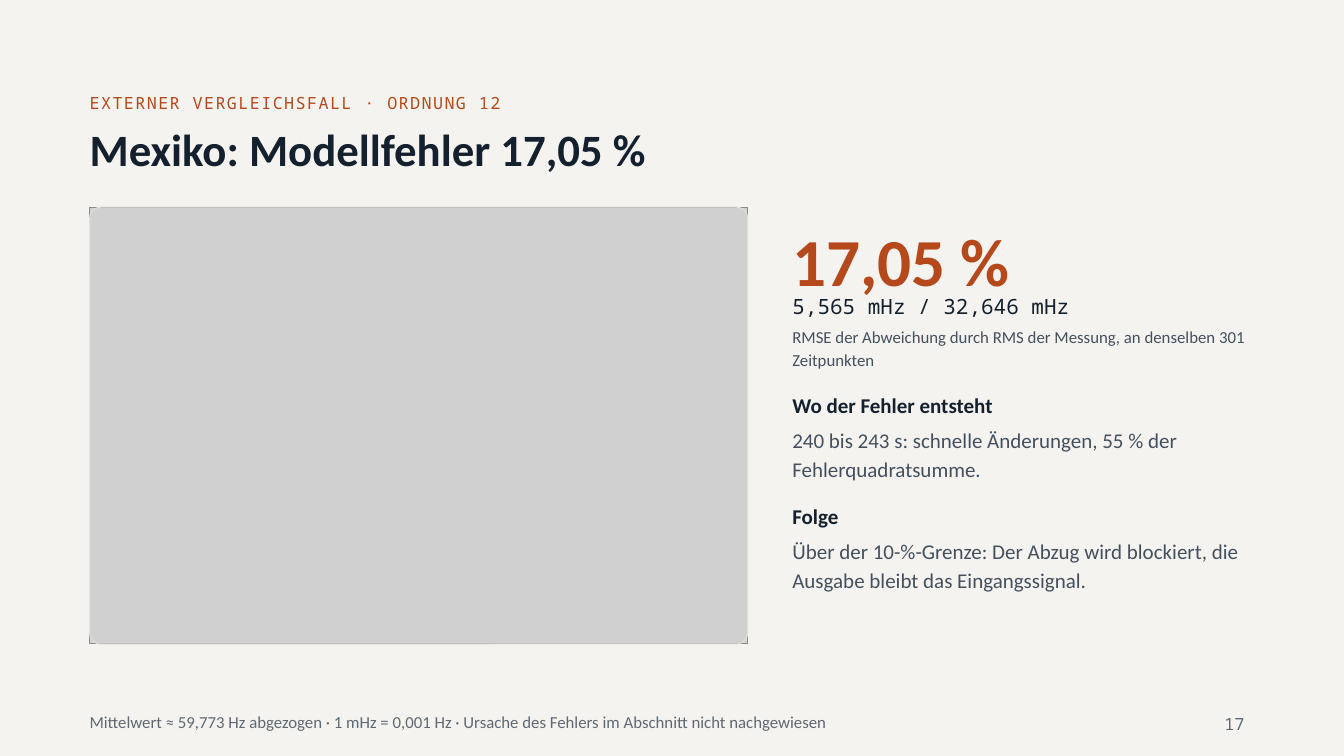
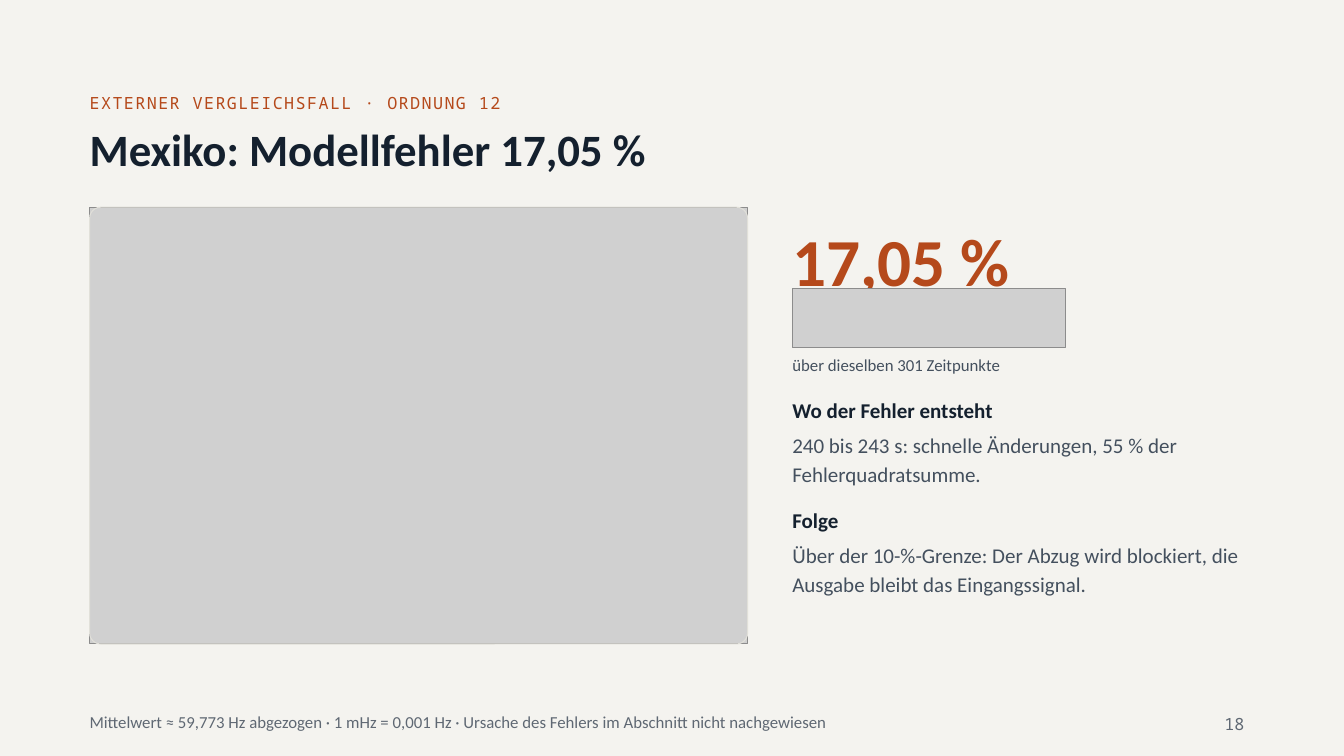
Before and after one commit to relaytoroot/prony_matrix_pencil_filter, a slide deck: slide 18 of docs/praesentation/Ergebnisse_Matrix_Pencil_Arbeitsfassung.pptx (slide 17 before the commit). Drawn at 1344x756 pixels with LibreOffice and Linux fonts; fonts in the diff are those of the drawing; grey boxes stand for pictures. Boxes give left, top, right and bottom in pixels: in the first picture for what was removed or moved away, otherwise in the second. Text is boxed around its words. In the diff, an @@ line names an element or a change of style, - is before the commit and + after.

```diff
--- a/docs/praesentation/Ergebnisse_Matrix_Pencil_Arbeitsfassung.pptx
+++ b/docs/praesentation/Ergebnisse_Matrix_Pencil_Arbeitsfassung.pptx
@@ text removed at <box>792,298,1069,317</box> @@
-5,565 mHz / 32,646 mHz
@@ picture added at <box>792,288,1066,348</box> @@
@@ text at <box>792,359,1000,374</box>: text changed @@
-RMSE der Abweichung durch RMS der Messung, an denselben 301 Zeitpunkten
+über dieselben 301 Zeitpunkte
@@ 4 texts: place and size @@
-4 texts at <box>792,398,1238,592</box>
+4 texts at <box>792,403,1238,596</box>
@@ page number at <box>1224,718,1244,730</box>: text changed @@
-17
+18
```
Also in this commit, not shown: 7 other slides changed, 2 slides added.
